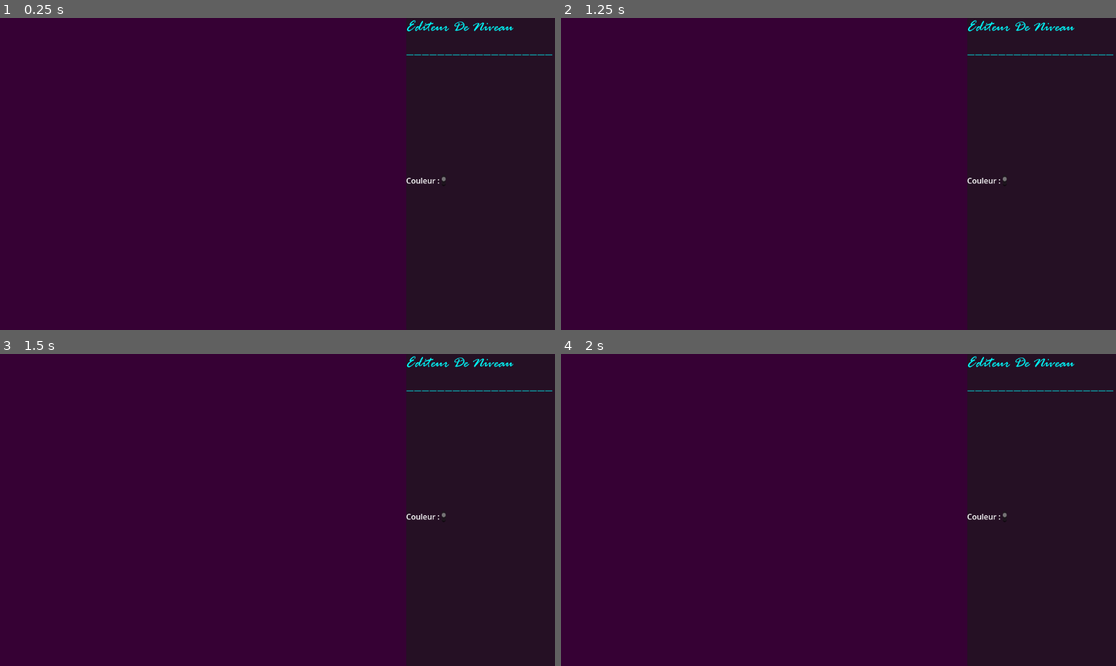
Above: before the commit, frames 1-4 (two rows, left to right).
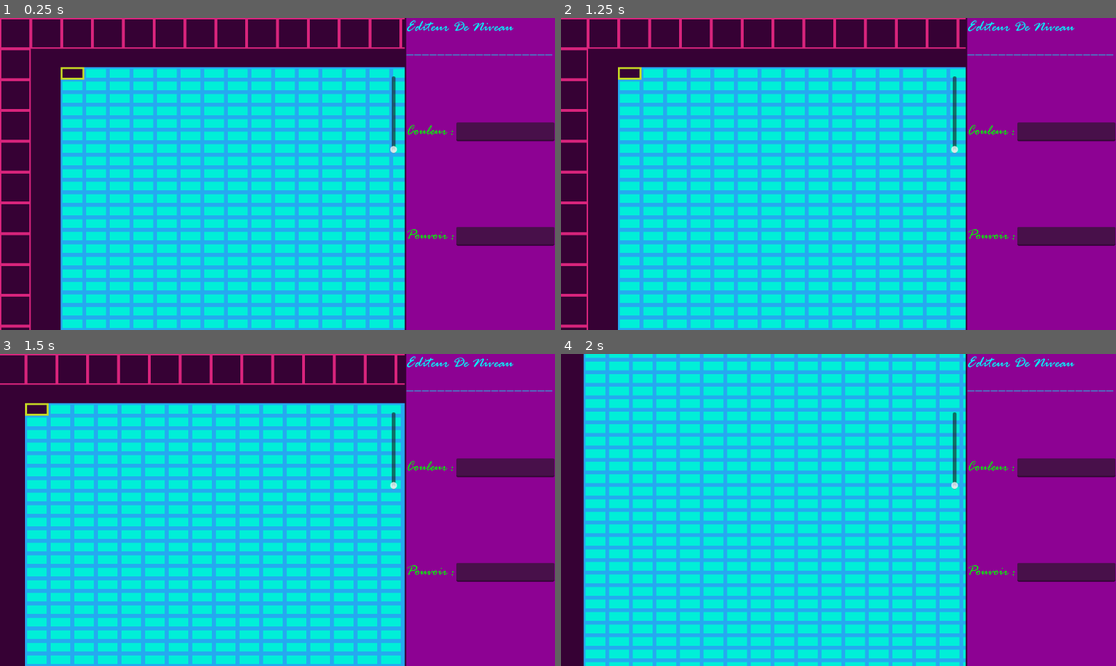
Above: after the commit, the same moments.

Repository: KevinCastel/PinkyBall-mobile
Game: Godot game, scene res://datas/scene/LevelEditor/level_editor_ui.tscn
The game is run twice, just before and just after one commit, with the same random seed, the same clock (stepped at 60 frames per second) and the same inputs. This scene is started directly instead of the project's main scene.
Inputs (mouse positions are in pixels of both pictures, inside the frame that each line leads up to):
- Up to frame 1 (0.25 s): no input
- Up to frame 2 (1.25 s): tap Enter at 0.5 s; move the mouse to (960, 158) at 0.52 s; hold Right (lvl_editor_right) from 0.53 s (still down); click (960, 158) at 0.6 s
- Up to frame 3 (1.5 s): move the mouse to (166, 525) at 1.27 s; release Right (lvl_editor_right) at 1.28 s; hold S (lvl_editor_down) from 1.28 s (still down); tap O (zoom_in) at 1.35 s
- Up to frame 4 (2 s): keep holding S (lvl_editor_down)

The runs differ from the first frame. In frame 1, 82% of the frame differs, in the area x 0-100%, y 0-100%; in frame 2, 82%; in frame 3, 86%; in frame 4, 96%, in the area x 4-100%, y 0-100%.

Commit message:
Ajout de la scene pour l'interface de l'éditeur de niveau

Diff:
--- a/datas/scene/LevelEditor/level_editor_ui.tscn
+++ b/datas/scene/LevelEditor/level_editor_ui.tscn
@@ -1,10 +1,21 @@
-[gd_scene load_steps=3 format=3 uid="uid://c2nyqlo2n6s0k"]
+[gd_scene load_steps=8 format=3 uid="uid://c2nyqlo2n6s0k"]
 
 [ext_resource type="FontFile" uid="uid://cblbl0ue1f5sl" path="res://datas/ressources/fonts/rage_italic.TTF" id="1_gq4qg"]
+[ext_resource type="Script" path="res://datas/scripts/level_editor/level_editor_ui.gd" id="1_harp3"]
+[ext_resource type="Theme" uid="uid://by1ehfr2uc6tt" path="res://datas/themes/level_editor_ui.tres" id="2_qalhl"]
+[ext_resource type="PackedScene" uid="uid://cistd7udthb8t" path="res://datas/scene/level_editor.tscn" id="3_uuxjd"]
 
 [sub_resource type="LabelSettings" id="LabelSettings_eqnqe"]
 font_size = 32
 font_color = Color(0, 1, 1, 1)
+
+[sub_resource type="LabelSettings" id="LabelSettings_1fjbe"]
+font_size = 30
+font_color = Color(0, 1, 0, 1)
+
+[sub_resource type="LabelSettings" id="LabelSettings_5wmud"]
+font_size = 30
+font_color = Color(0, 1, 0, 1)
 
 [node name="LevelEditorUi" type="Control"]
 layout_mode = 3
@@ -13,6 +24,7 @@
 anchor_bottom = 1.0
 grow_horizontal = 2
 grow_vertical = 2
+script = ExtResource("1_harp3")
 
 [node name="panel" type="Panel" parent="."]
 layout_mode = 1
@@ -22,6 +34,7 @@
 anchor_bottom = 1.0
 grow_horizontal = 0
 grow_vertical = 2
+theme = ExtResource("2_qalhl")
 metadata/_edit_use_anchors_ = true
 
 [node name="VBoxContainer" type="VBoxContainer" parent="panel"]
@@ -37,6 +50,7 @@
 [node name="LabelTitle" type="Label" parent="panel/VBoxContainer"]
 layout_mode = 2
 size_flags_vertical = 2
+theme = ExtResource("2_qalhl")
 theme_override_colors/font_color = Color(0, 0, 0, 1)
 theme_override_fonts/font = ExtResource("1_gq4qg")
 theme_override_font_sizes/font_size = 60
@@ -47,13 +61,67 @@
 text_overrun_behavior = 3
 metadata/_edit_use_anchors_ = true
 
-[node name="HBoxContainer" type="HBoxContainer" parent="panel/VBoxContainer"]
+[node name="HBoxContainerColor" type="HBoxContainer" parent="panel/VBoxContainer"]
 layout_mode = 2
 size_flags_vertical = 2
 
-[node name="LabelColor" type="Label" parent="panel/VBoxContainer/HBoxContainer"]
+[node name="LabelColor" type="Label" parent="panel/VBoxContainer/HBoxContainerColor"]
+texture_filter = 5
+texture_repeat = 1
 layout_mode = 2
+theme = ExtResource("2_qalhl")
 text = "Couleur :"
+label_settings = SubResource("LabelSettings_1fjbe")
 
-[node name="TextEdit" type="TextEdit" parent="panel/VBoxContainer/HBoxContainer"]
+[node name="TextEditColor" type="TextEdit" parent="panel/VBoxContainer/HBoxContainerColor"]
+clip_contents = true
 layout_mode = 2
+size_flags_horizontal = 3
+scroll_fit_content_height = true
+
+[node name="HBoxContainerPower" type="HBoxContainer" parent="panel/VBoxContainer"]
+layout_mode = 2
+size_flags_vertical = 2
+
+[node name="LabelPower" type="Label" parent="panel/VBoxContainer/HBoxContainerPower"]
+layout_mode = 2
+text = "Pouvoir :"
+label_settings = SubResource("LabelSettings_5wmud")
+
+[node name="TextEditPower" type="TextEdit" parent="panel/VBoxContainer/HBoxContainerPower"]
+texture_filter = 6
+texture_repeat = 1
+clip_contents = true
+layout_mode = 2
+size_flags_horizontal = 3
+context_menu_enabled = false
+scroll_fit_content_height = true
+
+[node name="SubViewportContainer" type="SubViewportContainer" parent="."]
+z_index = -1
+layout_mode = 0
+offset_right = 40.0
+offset_bottom = 40.0
+
+[node name="SubViewport" type="SubViewport" parent="SubViewportContainer"]
+disable_3d = true
+handle_input_locally = false
+size = Vector2i(840, 700)
+size_2d_override_stretch = true
+render_target_update_mode = 4
+
+[node name="LevelEditor" parent="SubViewportContainer/SubViewport" instance=ExtResource("3_uuxjd")]
+
+[node name="VSliderZoom" type="VSlider" parent="."]
+layout_mode = 1
+anchors_preset = -1
+anchor_left = 0.686632
+anchor_top = 0.186728
+anchor_right = 0.732639
+anchor_bottom = 0.433642
+metadata/_edit_use_anchors_ = true
+
+[connection signal="text_changed" from="panel/VBoxContainer/HBoxContainerColor/TextEditColor" to="." method="_on_text_edit_color_text_changed"]
+[connection signal="text_changed" from="panel/VBoxContainer/HBoxContainerPower/TextEditPower" to="." method="_on_text_edit_power_text_changed"]
+[connection signal="ZoomKeyBoardShortCut" from="SubViewportContainer/SubViewport/LevelEditor" to="." method="_on_level_editor_zoom_key_board_short_cut"]
+[connection signal="value_changed" from="VSliderZoom" to="." method="_on_v_slider_zoom_value_changed"]
